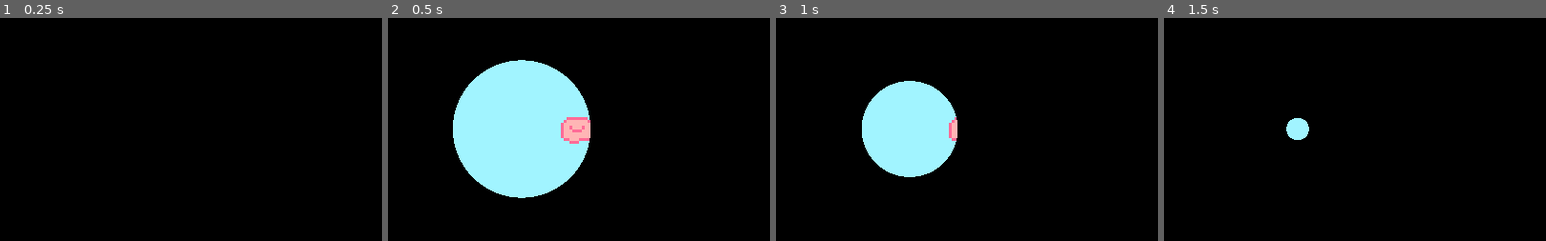
Above: before the commit, frames 1-4 (left to right).
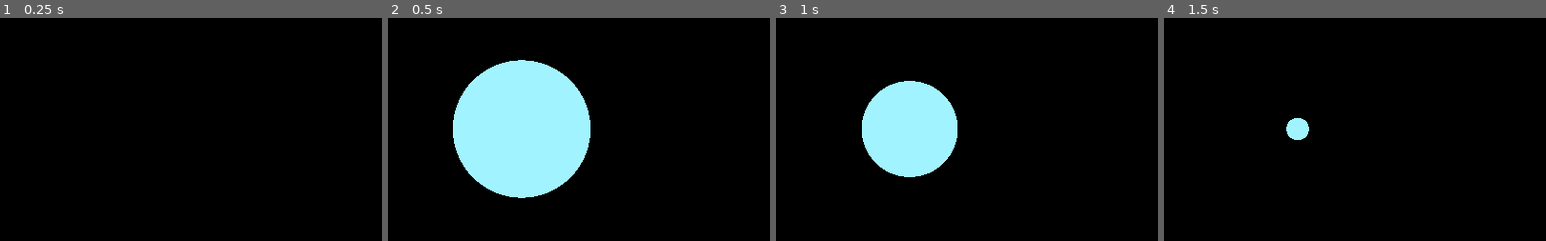
Above: after the commit, the same moments.

Repository: aarongrisez/gmtk2023
Game: Godot game, scene res://UI/Menu.tscn
Same seed, same stepped clock (60 frames per second), same inputs: the game is played once before the commit and once after it. Sound files missing from this copy of the repository are replaced by a short silence.
Inputs:
- Up to frame 1 (0.25 s): no input
- Up to frame 2 (0.5 s): no input
- Up to frame 3 (1 s): click "Play" at 0.5 s
- Up to frame 4 (1.5 s): click "Play" at 1.25 s
The pictures show only the part of the screen within x 32-82%, y 25-75%; the shares and areas given below are measured in that part.

Frame 1 is identical in both runs. In frame 2, 0.8% of the frame differs, in the area x 45-53%, y 44-57%; in frame 3, 0.2%; in frame 4, nothing differs.

Commit message:
fix menu title

Diff:
--- a/gmtk2023/UI/Menu.tscn
+++ b/gmtk2023/UI/Menu.tscn
@@ -6,11 +6,8 @@
 [ext_resource path="res://World/Side World.png" type="Texture" id=4]
 [ext_resource path="res://Player/Player.tscn" type="PackedScene" id=5]
 [ext_resource path="res://Objects/DeathTrigger/DeathTrigger.tscn" type="PackedScene" id=6]
-[ext_resource path="res://Objects/Trampoline/Trampoline.tscn" type="PackedScene" id=7]
-[ext_resource path="res://Objects/Coin/Coin.tscn" type="PackedScene" id=8]
 [ext_resource path="res://Fonts/yoster.ttf" type="DynamicFontData" id=9]
 [ext_resource path="res://UI/DialogBox/DialogBox.tscn" type="PackedScene" id=10]
-[ext_resource path="res://Objects/DialogArea/Assets/Sign.png" type="Texture" id=11]
 [ext_resource path="res://Objects/DialogArea/DialogArea.tscn" type="PackedScene" id=12]
 
 [sub_resource type="ConvexPolygonShape2D" id=2]
@@ -200,31 +197,6 @@
 position = Vector2( 128, 184 )
 scale = Vector2( 256, 1 )
 
-[node name="Trampoline" parent="WorldMap" instance=ExtResource( 7 )]
-position = Vector2( 164, 78 )
-
-[node name="Trampoline2" parent="WorldMap" instance=ExtResource( 7 )]
-position = Vector2( 82, 60 )
-
-[node name="Coin" parent="WorldMap" instance=ExtResource( 8 )]
-position = Vector2( 84, 38 )
-
-[node name="Coin2" parent="WorldMap" instance=ExtResource( 8 )]
-position = Vector2( 14, 86 )
-
-[node name="Coin3" parent="WorldMap" instance=ExtResource( 8 )]
-position = Vector2( 172, 120 )
-
-[node name="Coin4" parent="WorldMap" instance=ExtResource( 8 )]
-position = Vector2( 248, 68 )
-
-[node name="DialogArea" parent="WorldMap" instance=ExtResource( 12 )]
-position = Vector2( 200, 120 )
-text = "A game made by YOUR NAME and Finn Pickart"
-
-[node name="Sign" type="Sprite" parent="WorldMap/DialogArea"]
-texture = ExtResource( 11 )
-
 [node name="Player" parent="." instance=ExtResource( 5 )]
 position = Vector2( 314, 463 )
 scale = Vector2( 4, 4 )
@@ -260,12 +232,9 @@
 rect_pivot_offset = Vector2( 512, 64 )
 custom_colors/font_color = Color( 1, 1, 1, 1 )
 custom_fonts/font = SubResource( 12 )
-text = "Your Title here"
+text = "Laser Focused"
 align = 1
 valign = 1
-__meta__ = {
-"_edit_use_anchors_": false
-}
 
 [node name="AnimationPlayer" type="AnimationPlayer" parent="Title"]
 autoplay = "Wobble"
Not shown: 1 places in gmtk2023/UI/Menu.tscn that only renumber resources
